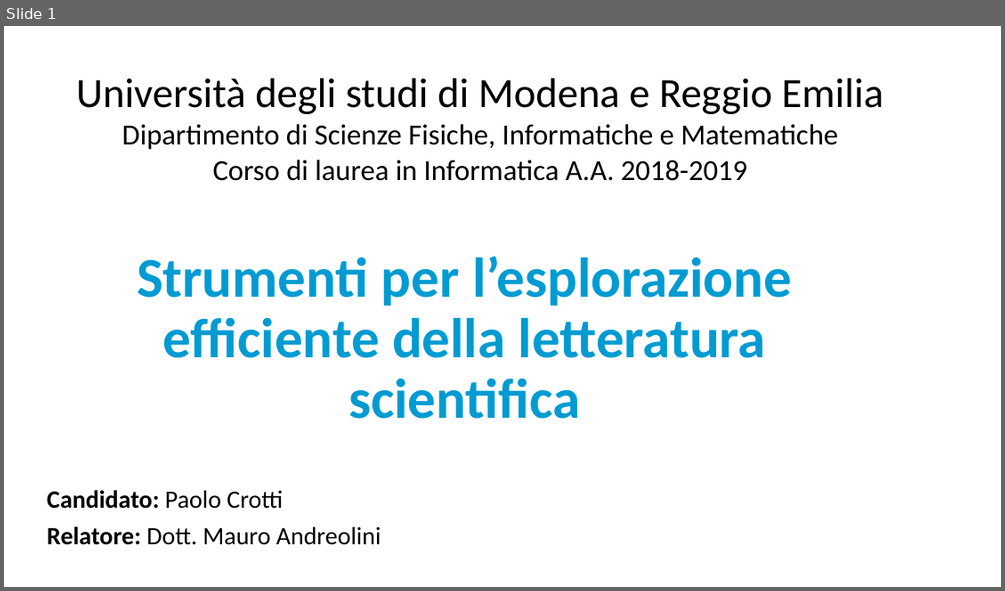
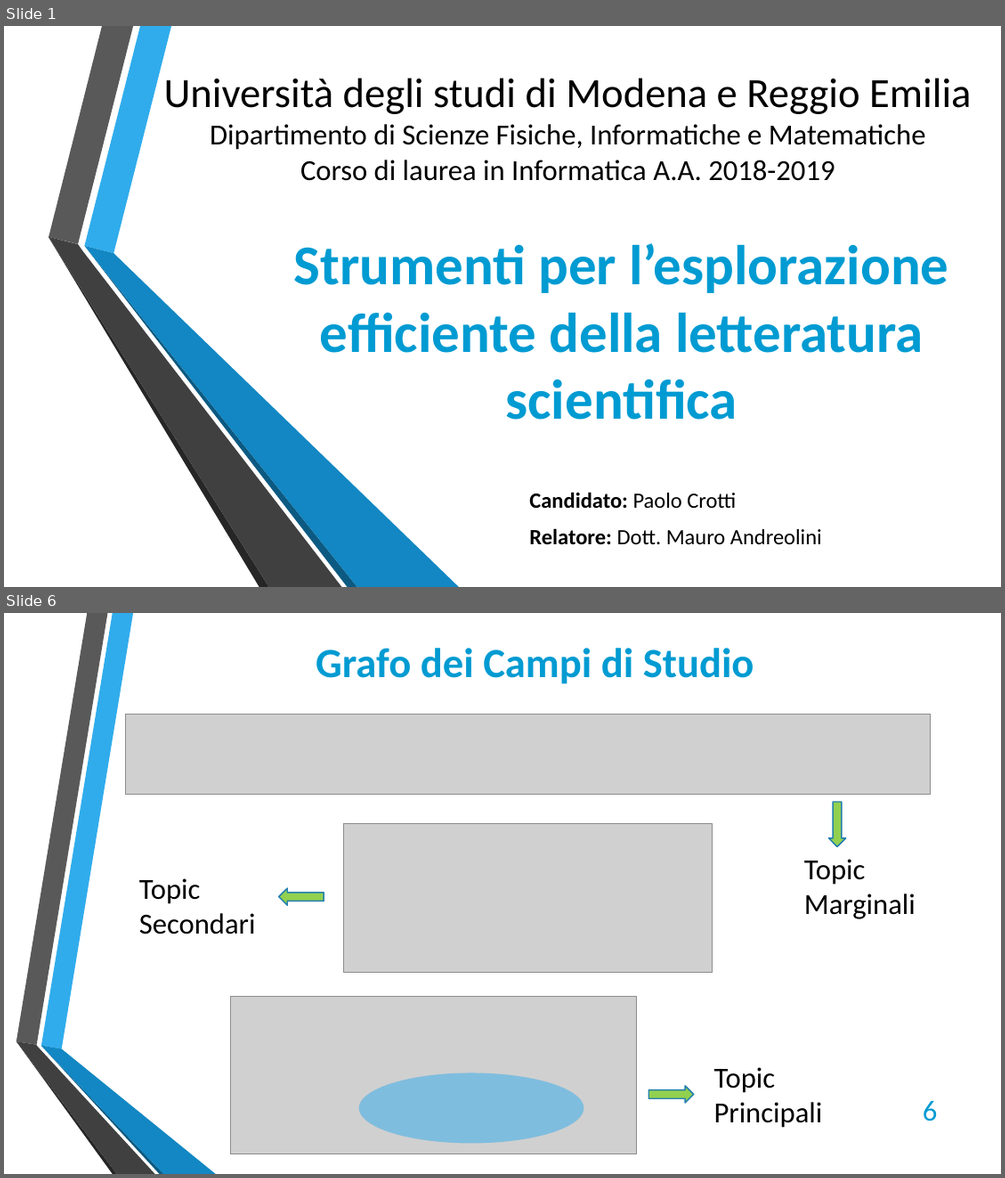
Before and after one commit to return55/lavoro, a slide deck: presentazione.pptx. Shown one above the other, each under a label of ours: slide 1 before the commit, slides 1 and 6 after it; the slides between them are not shown. The pictures are 1005x591 and 1005x1178 pixels, drawn with LibreOffice and Linux fonts; fonts in the diff are those of the drawing; grey boxes stand for pictures; background and template pictures are left out. Boxes give left, top, right and bottom in pixels: in the first picture for what was removed or moved away, otherwise in the second. Text is boxed around its words. In the diff, an @@ line names an element or a change of style, - is before the commit and + after.

```diff
--- a/presentazione.pptx
+++ b/presentazione.pptx
@@ slide 6 added at (x1=4, y1=613, x2=1001, y2=1174), background picture (left out) @@
@@ text added at (x1=316, y1=648, x2=754, y2=684), 40 pt, text #009BD2, bold @@
+Grafo dei Campi di Studio
@@ picture added at (x1=125, y1=714, x2=930, y2=794) @@
@@ picture added at (x1=343, y1=823, x2=712, y2=972) @@
@@ down arrow added at (x1=829, y1=802, x2=846, y2=846), fill #92D050, outline #247FAF 1.25 pt @@
@@ text added at (x1=139, y1=878, x2=256, y2=934), 28 pt, text #000000 @@
+Topic Secondari
@@ text added at (x1=804, y1=859, x2=915, y2=919), 28 pt, text #000000 @@
+Topic Marginali
@@ down arrow added at (x1=279, y1=888, x2=324, y2=905), fill #92D050, outline #247FAF 1.25 pt @@
@@ picture added at (x1=231, y1=996, x2=637, y2=1153) @@
@@ group added at (x1=16, y1=613, x2=216, y2=1174): 6 freeform shapes @@
@@ ellipse added at (x1=359, y1=1073, x2=584, y2=1143), fill #30ACEC at 50% opacity @@
@@ down arrow added at (x1=649, y1=1086, x2=694, y2=1103), fill #92D050, outline #247FAF 1.25 pt @@
@@ text added at (x1=714, y1=1067, x2=823, y2=1127), 28 pt, text #000000 @@
+Topic Principali
@@ page number added at (x1=922, y1=1101, x2=938, y2=1121), 28 pt, text #009BD2 @@
+6
@@ slide 1 changed as well @@
@@ text "Università degli studi di Modena ..." moved from (x1=76, y1=78, x2=883, y2=181) to (x1=164, y1=78, x2=971, y2=181) @@
@@ group added at (x1=48, y1=26, x2=460, y2=587): 6 freeform shapes @@
@@ title "Strumenti per l’esplorazione efficiente della ..." moved from (x1=137, y1=256, x2=792, y2=418) to (x1=293, y1=243, x2=948, y2=419) @@
@@ title "Strumenti per l’esplorazione efficiente della ..." at (x1=293, y1=243, x2=948, y2=419): line spacing 0.9 to 1 @@
@@ subtitle "Candidato: Paolo Crotti" moved from (x1=47, y1=490, x2=381, y2=545) to (x1=529, y1=491, x2=822, y2=545) @@
@@ subtitle "Candidato: Paolo Crotti" at (x1=529, y1=491, x2=822, y2=545): size 24 to 21 pt; line spacing 0.9 to 1 @@
```
Also in this commit, not shown: 1 other slide changed, 6 other slides added, 1 slide removed, 9 other files.
